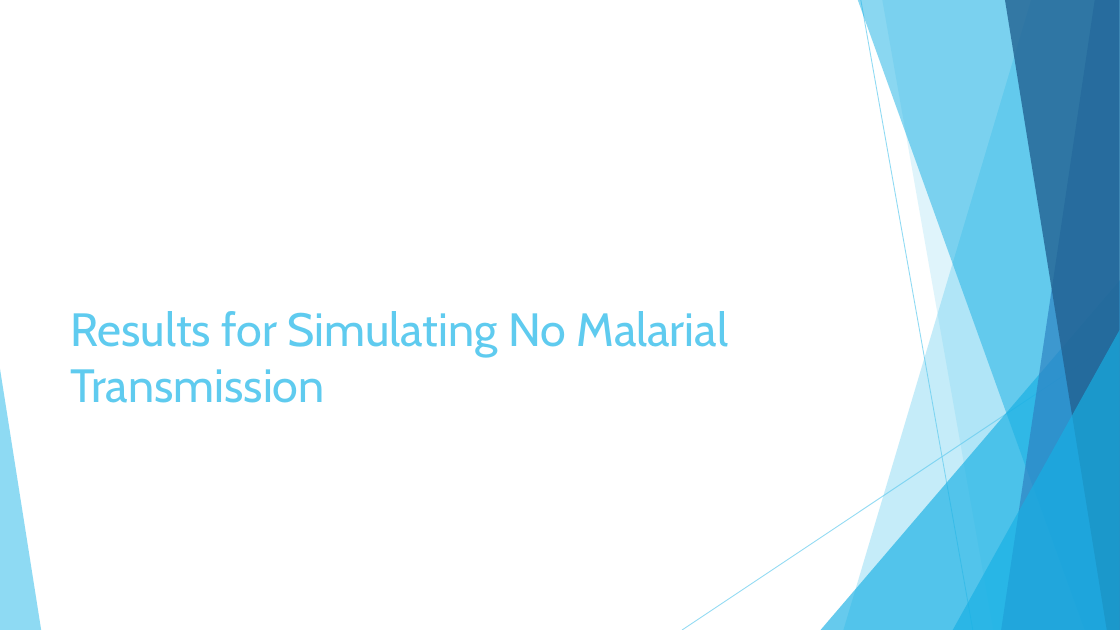
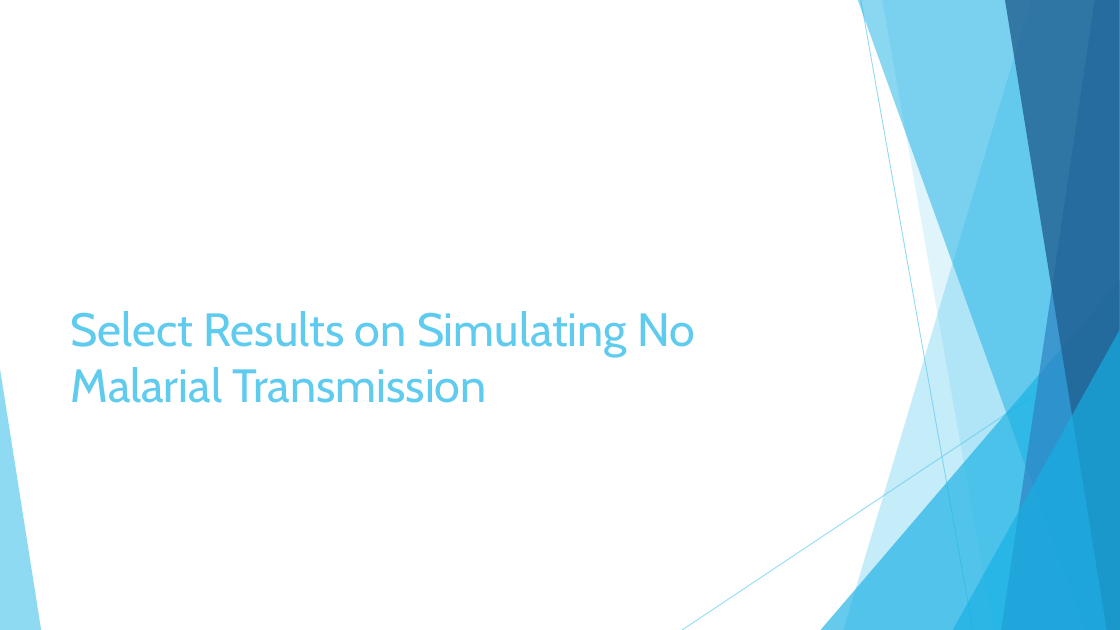
Before and after one commit to ericgong2005/GenotypeConvergenceSimulation, a slide deck: slide 11 of Presentation.pptx (slide 12 before the commit). Drawn at 1120x630 pixels with LibreOffice and Linux fonts; fonts in the diff are those of the drawing. Boxes give left, top, right and bottom in pixels: in the first picture for what was removed or moved away, otherwise in the second. Text is boxed around its words. In the diff, an @@ line names an element or a change of style, - is before the commit and + after.

```diff
--- a/Presentation.pptx
+++ b/Presentation.pptx
@@ title at <box>71,311,695,403</box>: text changed @@
-Results for Simulating No Malarial Transmission
+Select Results on Simulating No Malarial Transmission
```
Also in this commit, not shown: 3 other slides changed, 1 slide added, 1 slide removed.
